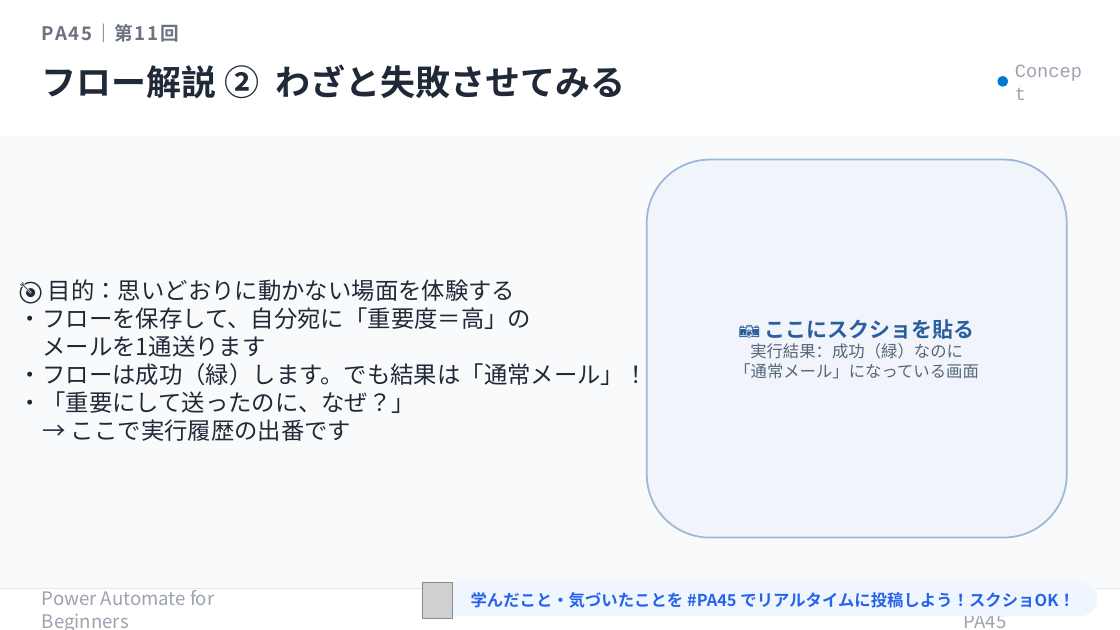
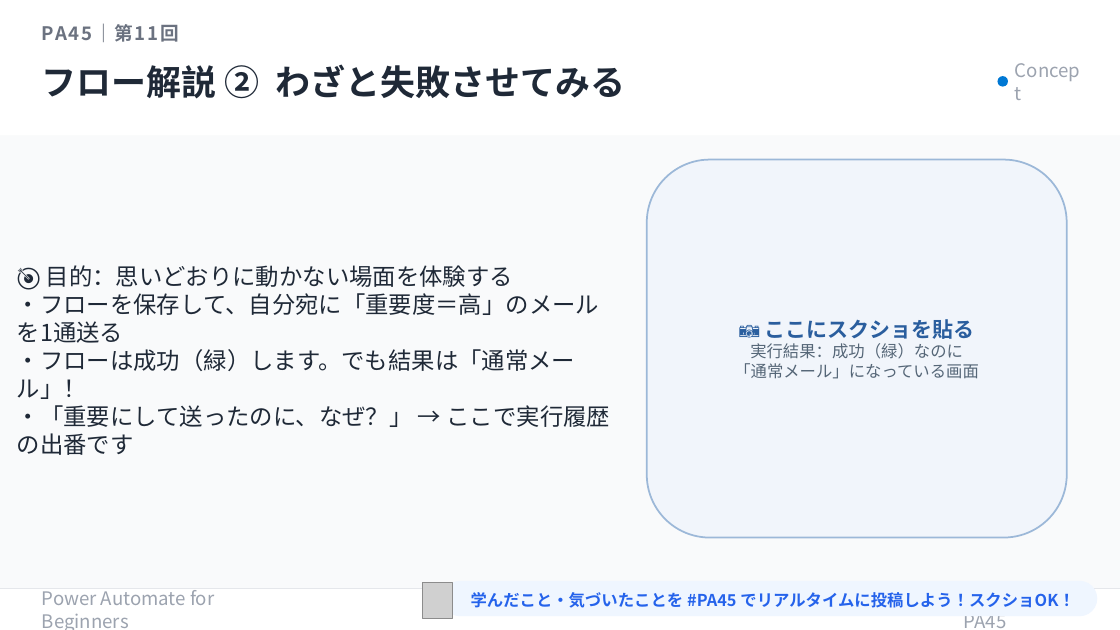
Before and after one commit to Haru-PowerPlatform/pa45, a slide deck: slide 13 of assets/pa45/P011_PA45_RunHistory_20260521.pptx. Drawn at 1120x630 pixels with LibreOffice and Linux fonts; fonts in the diff are those of the drawing; grey boxes stand for pictures. Boxes give left, top, right and bottom in pixels: in the first picture for what was removed or moved away, otherwise in the second. Text is boxed around its words. In the diff, an @@ line names an element or a change of style, - is before the commit and + after.

```diff
--- a/assets/pa45/P011_PA45_RunHistory_20260521.pptx
+++ b/assets/pa45/P011_PA45_RunHistory_20260521.pptx
@@ text "Concept" at (1015,69,1086,93): font Courier New to Noto Sans CJK JP @@
@@ text at (46,265,513,287): more space between paragraphs @@
@@ text at (17,289,599,343): text changed @@
-・フローを保存して、自分宛に「重要度＝高」の
-メールを1通送ります
+・フローを保存して、自分宛に「重要度＝高」のメールを1通送る
@@ text at (17,405,611,455): text changed @@
-・「重要にして送ったのに、なぜ？」
-→ ここで実行履歴の出番です
+・「重要にして送ったのに、なぜ？」 → ここで実行履歴の出番です
```
Also in this commit, not shown: 14 other slides changed.
